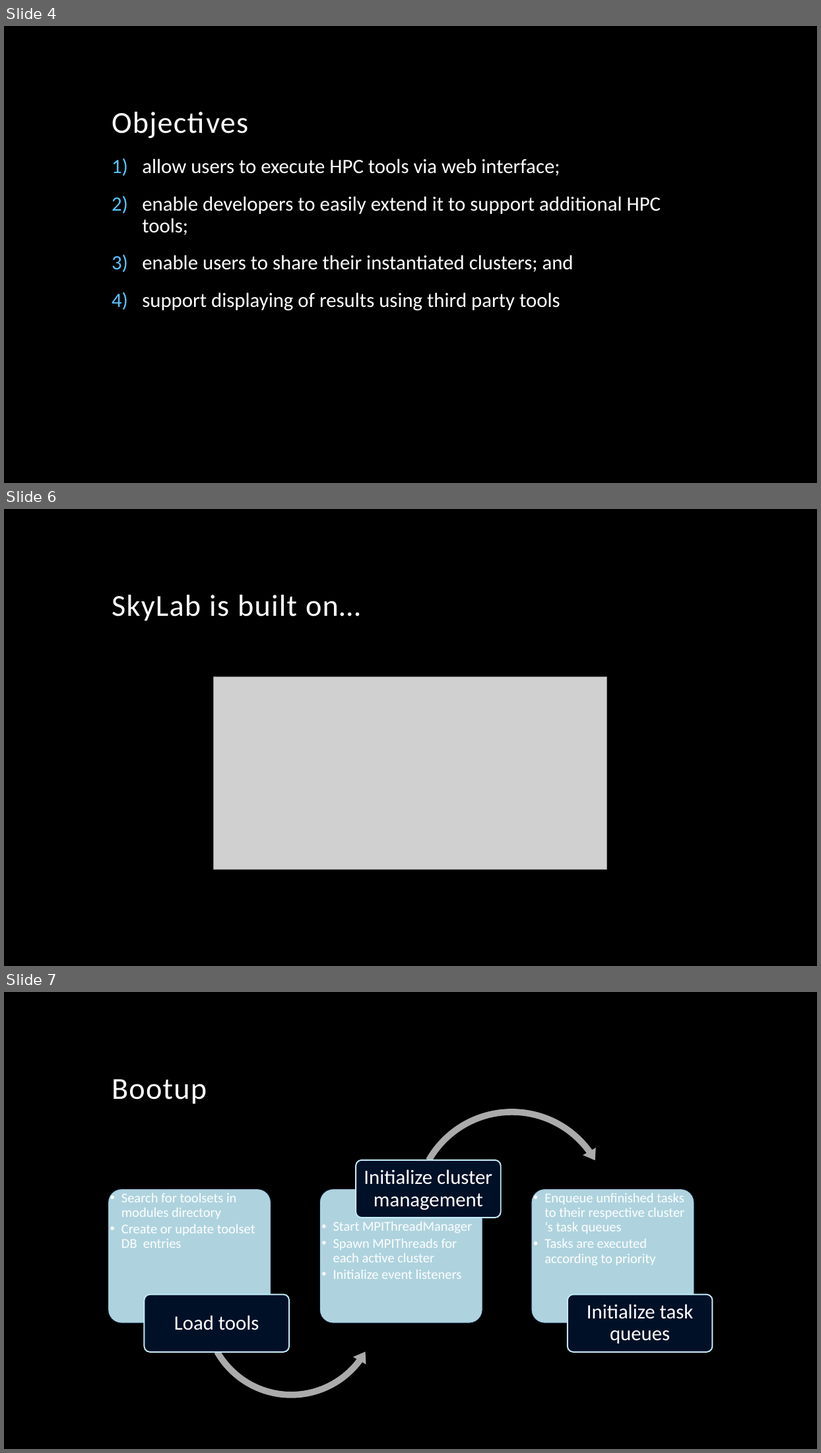
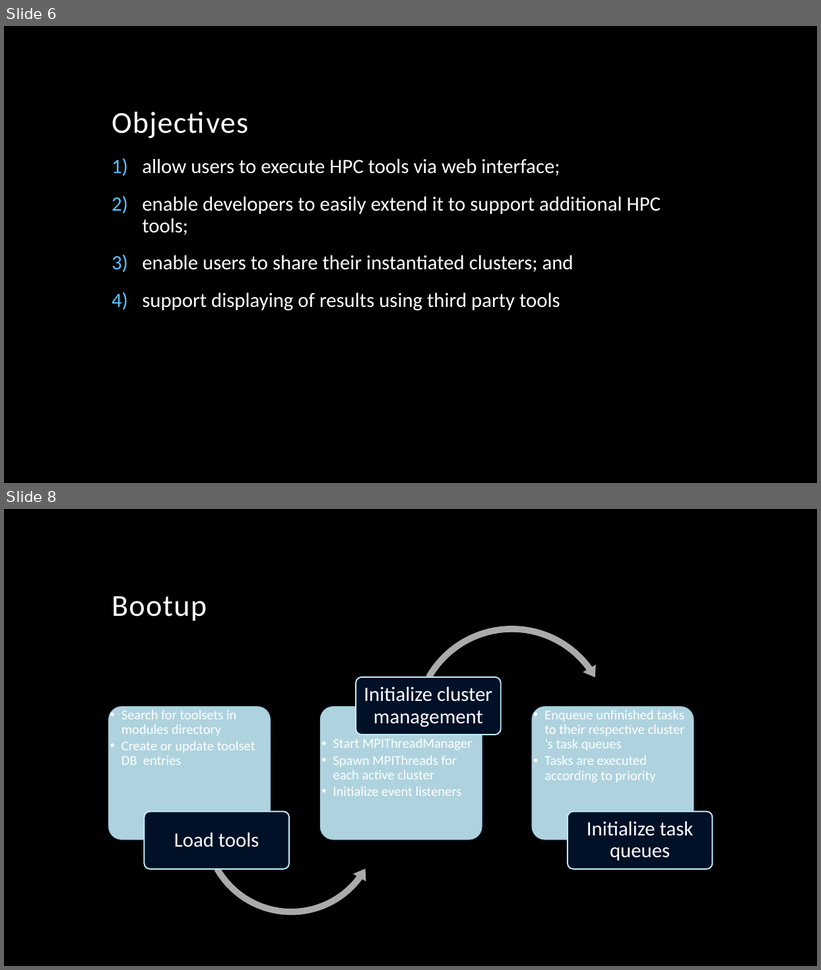
Before and after one commit to vincentpaul12/SkyLab-Files, a slide deck: pcsc_skylab.pptx. Shown one above the other, each under a label of ours: slides 4, 6 and 7 before the commit, slides 6 and 8 after it; the slides between them are not shown. The pictures are 821x1453 and 821x970 pixels, drawn with LibreOffice and Linux fonts; fonts in the diff are those of the drawing; grey boxes stand for pictures; background and template pictures are left out. Boxes give left, top, right and bottom in pixels: in the first picture for what was removed or moved away, otherwise in the second. Text is boxed around its words. In the diff, an @@ line names an element or a change of style, - is before the commit and + after.

```diff
--- a/pcsc_skylab.pptx
+++ b/pcsc_skylab.pptx
@@ slide 6 removed at (x1=4, y1=509, x2=817, y2=966), background picture (left out) @@
@@ title removed at (x1=112, y1=595, x2=360, y2=621) @@
-SkyLab is built on…
@@ picture removed at (x1=214, y1=677, x2=607, y2=870) @@
@@ what was slide 4 is now slide 6 @@
@@ what was slide 7 is now slide 8 @@
```
Also in this commit, not shown: 8 slides changed, 7 slides added, 3 other slides removed.
